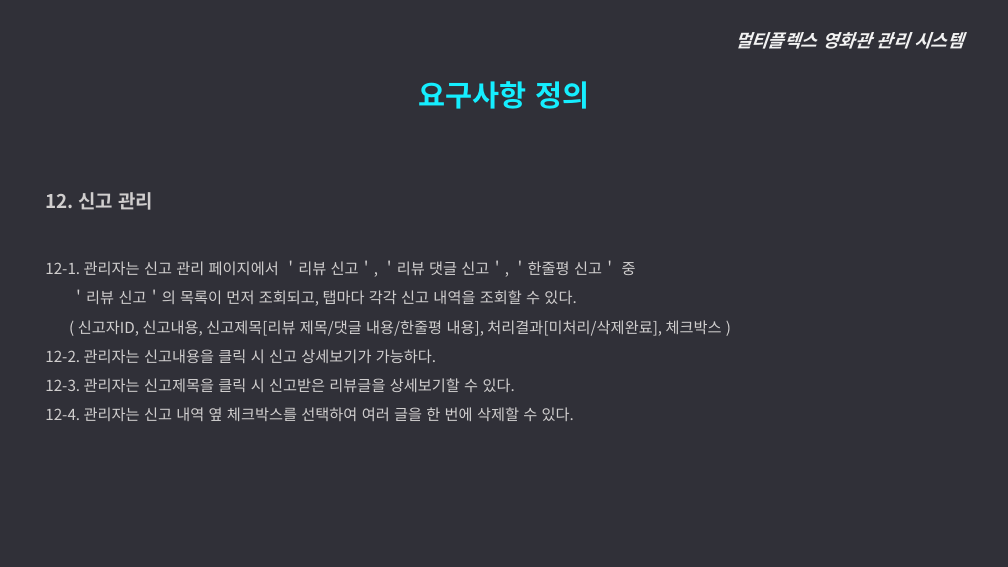
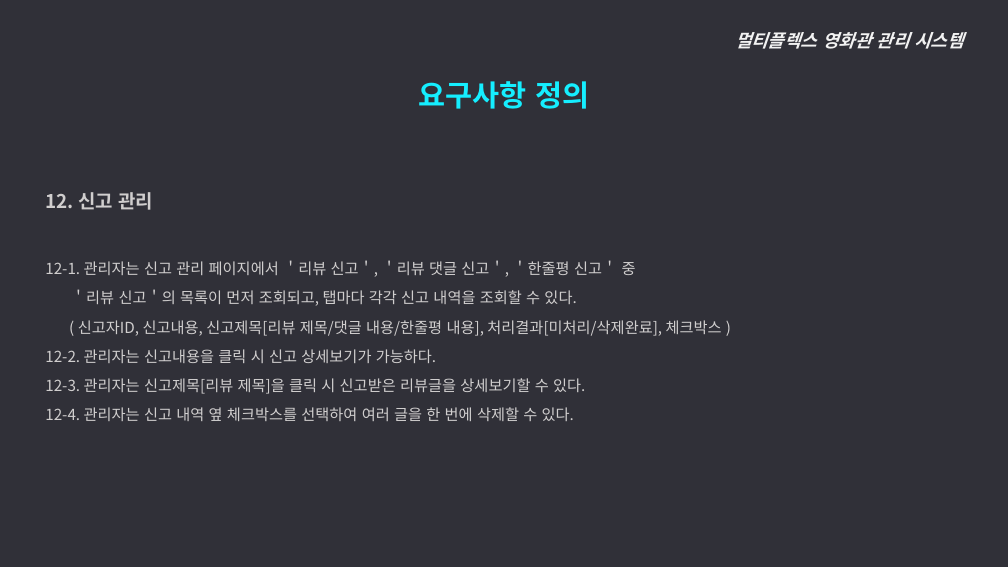
Before and after one commit to ywc-412/MultiplexTeamProject, a slide deck: slide 21 of 2조 시스템개요, 요구사항 정의.pptx. Drawn at 1008x567 pixels with LibreOffice and Linux fonts; fonts in the diff are those of the drawing. Boxes give left, top, right and bottom in pixels: in the first picture for what was removed or moved away, otherwise in the second. Text is boxed around its words. In the diff, an @@ line names an element or a change of style, - is before the commit and + after.

```diff
--- a/2조 시스템개요, 요구사항 정의.pptx
+++ b/2조 시스템개요, 요구사항 정의.pptx
@@ text at [45,378,585,394]: text changed @@
-  12-3. 관리자는 신고제목을 클릭 시 신고받은 리뷰글을 상세보기할 수 있다.
+  12-3. 관리자는 신고제목[리뷰 제목]을 클릭 시 신고받은 리뷰글을 상세보기할 수 있다.
```
Also in this commit, not shown: 13 other slides changed.
